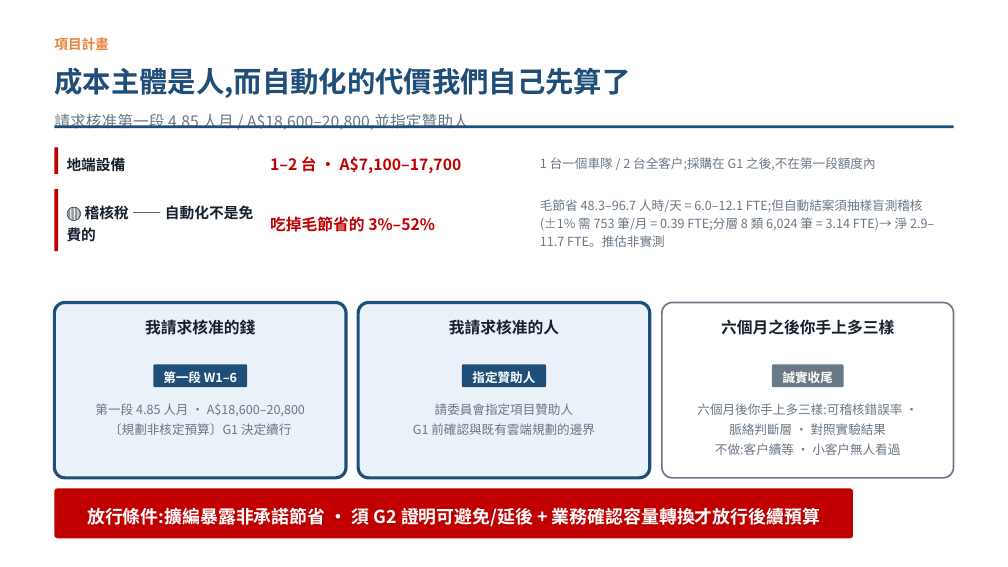
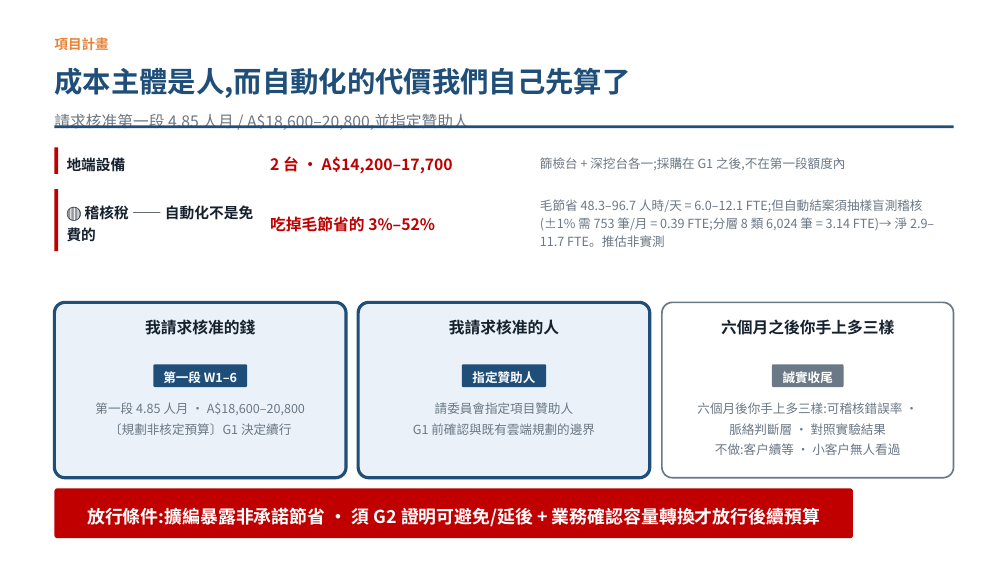
Before and after one commit to pokai-huang0828/UTS_workspace, a slide deck: slide 12 of Artificial Intelligence for Enterprises/Assessment3/Huang_26254793_421104_Assessment 3.pptx. Drawn at 1008x567 pixels with LibreOffice and Linux fonts; fonts in the diff are those of the drawing. Boxes give left, top, right and bottom in pixels: in the first picture for what was removed or moved away, otherwise in the second. Text is boxed around its words. In the diff, an @@ line names an element or a change of style, - is before the commit and + after.

```diff
--- a/Artificial Intelligence for Enterprises/Assessment3/Huang_26254793_421104_Assessment 3.pptx
+++ b/Artificial Intelligence for Enterprises/Assessment3/Huang_26254793_421104_Assessment 3.pptx
@@ text at (x1=270, y1=156, x2=453, y2=174): text changed @@
-1–2 台 · A$7,100–17,700
+2 台 · A$14,200–17,700
@@ text at (x1=540, y1=157, x2=845, y2=170): text changed @@
-1 台一個車隊 / 2 台全客戶;採購在 G1 之後,不在第一段額度內
+篩檢台 + 深挖台各一;採購在 G1 之後,不在第一段額度內
```
Also in this commit, not shown: 1 other slide changed, 4 other files.
